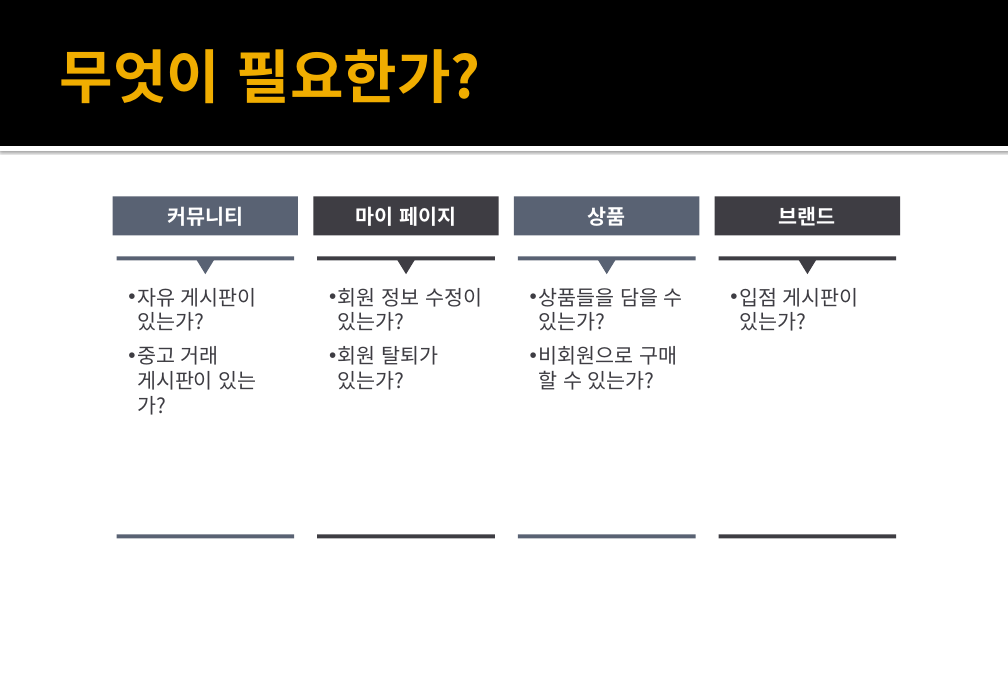
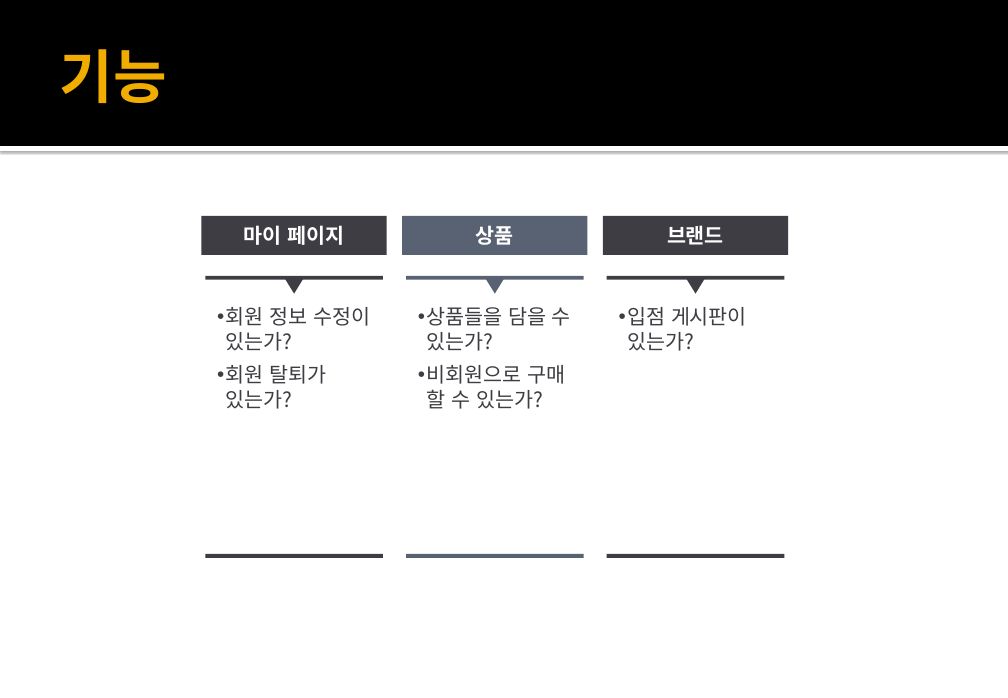
Before and after one commit to sjh1123/ShinJaeHo, a slide deck: slide 5 of 01_메인.pptx. Drawn at 1008x698 pixels with LibreOffice and Linux fonts; fonts in the diff are those of the drawing. Boxes give left, top, right and bottom in pixels: in the first picture for what was removed or moved away, otherwise in the second. Text is boxed around its words. In the diff, an @@ line names an element or a change of style, - is before the commit and + after.

```diff
--- a/01_메인.pptx
+++ b/01_메인.pptx
@@ title at (60,49,167,103): text changed @@
-무엇이 필요한가?
+기능
@@ rectangle removed at (113,196,298,235) @@
-커뮤니티
@@ rectangle "마이 페이지": place and size @@
-rectangle "마이 페이지" at (314,196,499,235)
+rectangle "마이 페이지" at (201,216,386,255)
@@ rectangle removed at (116,256,294,260) @@
@@ triangle removed at (195,258,216,275) @@
@@ text removed at (137,288,257,415) @@
-• 자유 게시판이 있는가?
-• 중고 거래 게시판이 있는가?
@@ 8 rectangles, 3 texts, 3 triangles: place and size @@
-8 rectangles, 3 texts, 3 triangles at (317,196,900,538)
+8 rectangles, 3 texts, 3 triangles at (206,216,788,558)
@@ rectangle removed at (116,534,294,538) @@
```
Also in this commit, not shown: 3 other slides changed, 1 slide removed, 2 other files.
